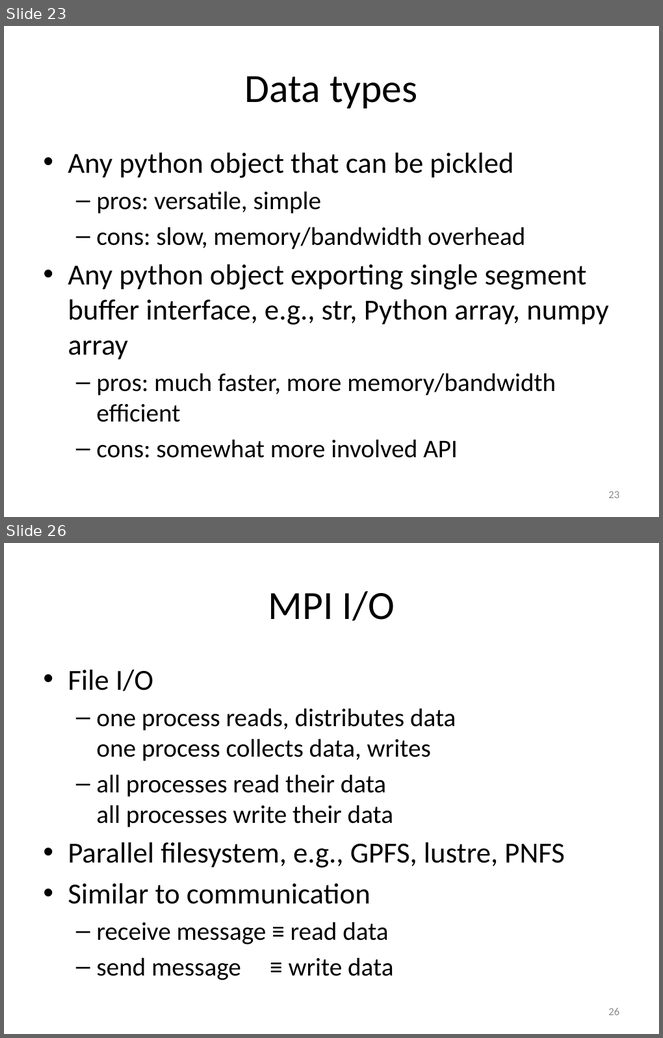
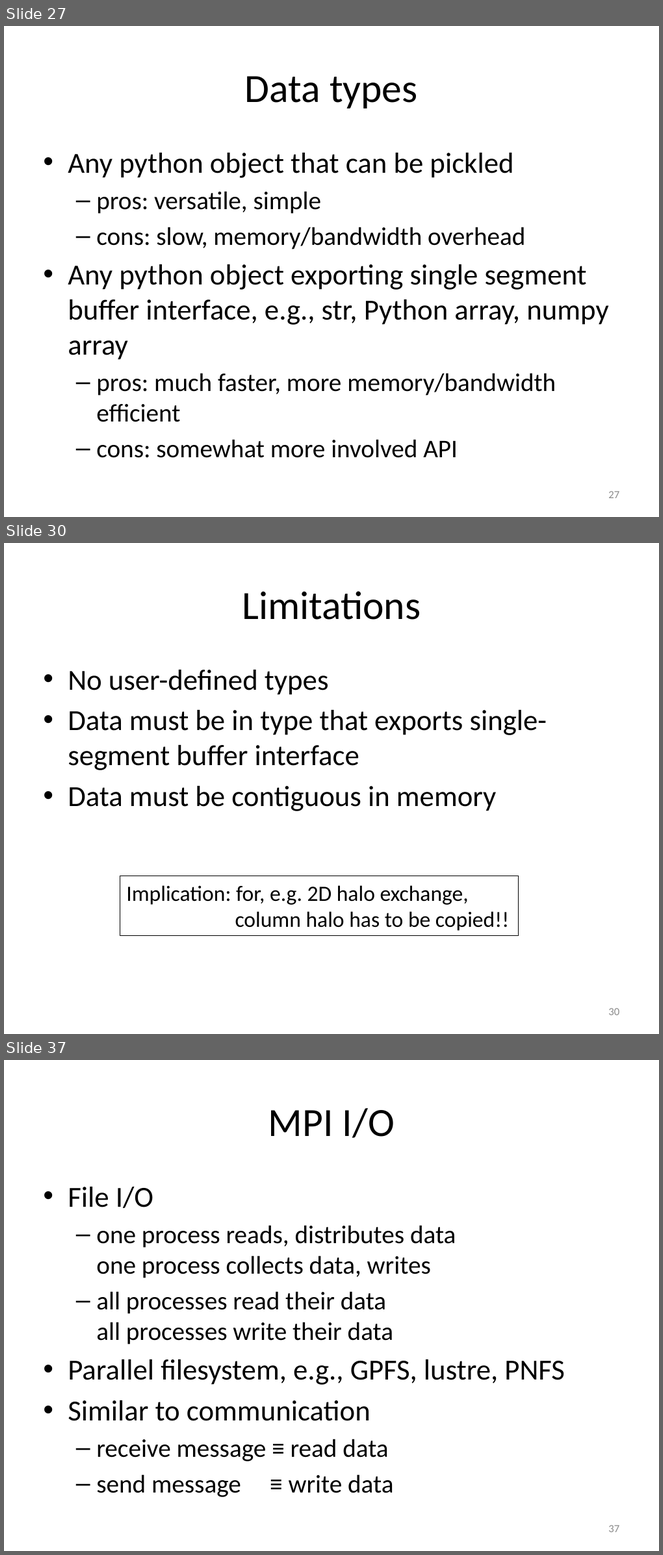
Before and after one commit to gjbex/training-material, a slide deck: Python/Mpi4py/mpi4py.pptx. Shown one above the other, each under a label of ours: slides 23 and 26 before the commit, slides 27, 30 and 37 after it; the slides between them are not shown. The pictures are 663x1038 and 663x1555 pixels, drawn with LibreOffice and Linux fonts; fonts in the diff are those of the drawing. Boxes give left, top, right and bottom in pixels: in the first picture for what was removed or moved away, otherwise in the second. Text is boxed around its words. In the diff, an @@ line names an element or a change of style, - is before the commit and + after.

```diff
--- a/Python/Mpi4py/mpi4py.pptx
+++ b/Python/Mpi4py/mpi4py.pptx
@@ slide 30 added at (4, 543, 659, 1034), background #FFFFFF @@
@@ title added at (242, 591, 421, 620), 44 pt, text #000000 @@
+Limitations
@@ text added at (68, 670, 547, 811), 32 pt, text #000000 @@
+• No user-defined types
+• Data must be in type that exports single-segment buffer interface
+• Data must be contiguous in memory
@@ rectangle added at (120, 876, 518, 936), outline #000000 0.75 pt, 24 pt, text #000000 @@
+Implication: for, e.g. 2D halo exchange,
+column halo has to be copied!!
@@ page number added at (608, 1008, 620, 1016), 12 pt, text #8C8C8C @@
+30
@@ what was slide 23 is now slide 27 @@
@@ page number at (608, 491, 620, 499): text changed @@
-23
+27
@@ what was slide 26 is now slide 37 @@
@@ page number at (608, 1525, 620, 1533): text changed @@
-26
+37
```
Also in this commit, not shown: 2 slides changed, 11 other slides added.
